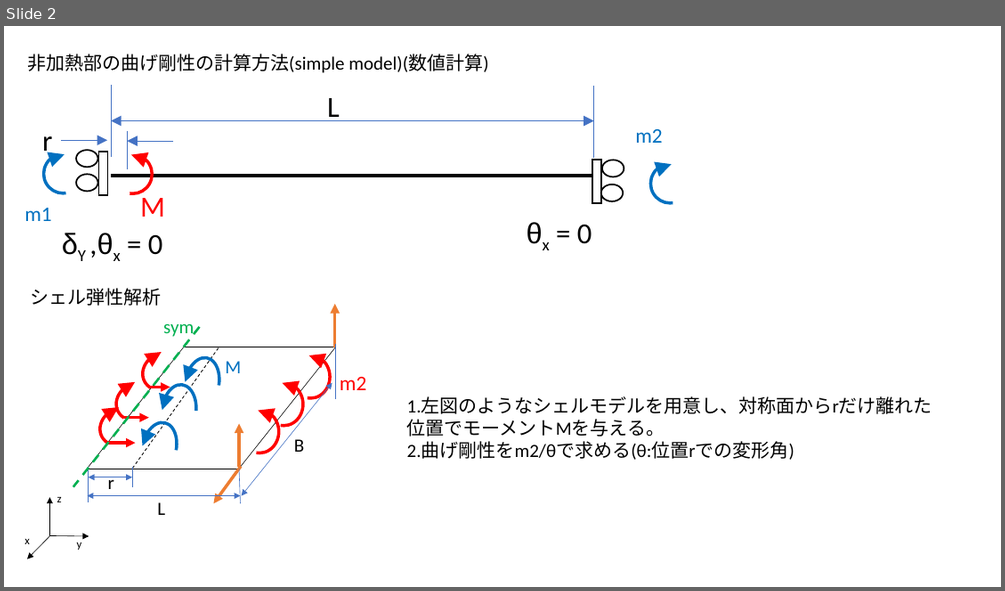
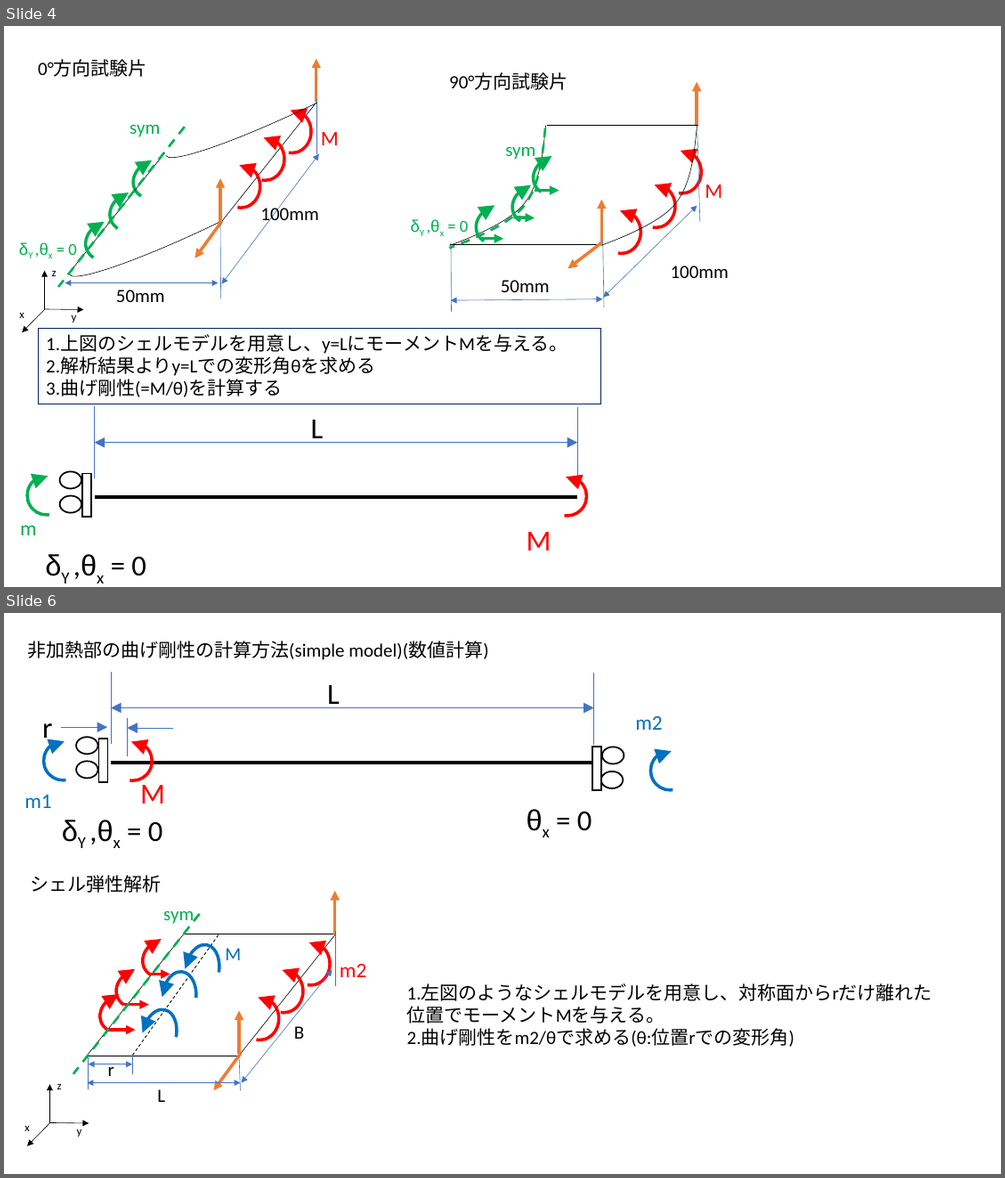
Before and after one commit to yuki0083/research, a slide deck: 剛性計算方法.pptx. Shown one above the other, each under a label of ours: slide 2 before the commit, slides 4 and 6 after it; the slides between them are not shown. The pictures are 1005x591 and 1005x1178 pixels, drawn with LibreOffice and Linux fonts; fonts in the diff are those of the drawing. Boxes give left, top, right and bottom in pixels: in the first picture for what was removed or moved away, otherwise in the second. Text is boxed around its words. In the diff, an @@ line names an element or a change of style, - is before the commit and + after.

```diff
--- a/剛性計算方法.pptx
+++ b/剛性計算方法.pptx
@@ slide 4 added at (4, 26, 1001, 587), background #FFFFFF @@
@@ group added at (58, 26, 461, 302): 8 arc (boxed as its full ellipse)s, 5 lines, 4 texts, 3 arrows, 2 double arrows @@
+50mm
+M
+sym
+100mm
@@ text added at (38, 59, 147, 77), 18 pt, text #000000 @@
+0°方向試験片
@@ text added at (449, 73, 567, 90), 18 pt, text #000000 @@
+90°方向試験片
@@ arrow added from (535, 191) to (558, 191), #00B050 3 pt @@
@@ group added at (449, 82, 728, 312): 6 arc (boxed as its full ellipse)s, 5 lines, 5 texts, 3 arrows, 3 freeform shapes, 2 double arrows @@
+50mm
+M
+sym
+100mm
+δY ,θx = 0
@@ arrow added from (479, 239) to (503, 239), #00B050 3 pt @@
@@ arrow added from (514, 217) to (535, 218), #00B050 3 pt @@
@@ text added at (68, 244, 76, 255), 16 pt, text #00B050 @@
+δY ,θx = 0
@@ group added at (19, 271, 84, 332): 3 arrows, 3 texts @@
+x
+y
+z
@@ rectangle added at (39, 328, 600, 403), outline #002060 0.75 pt, 18 pt, text #000000 @@
+1.上図のシェルモデルを用意し、y=LにモーメントMを与える。
+2.解析結果よりy=Lでの変形角θを求める
+3.曲げ剛性(=M/θ)を計算する
@@ group added at (20, 407, 587, 576): 4 texts, 3 lines, 2 arc (boxed as its full ellipse)s, 2 ellipses, 1 double arrow, 1 rectangle @@
+L
+δY ,θx = 0
+M
+m
@@ what was slide 2 is now slide 6 @@
```
Also in this commit, not shown: 2 slides changed, 7 other slides added, 1 slide removed, 2 other files.
